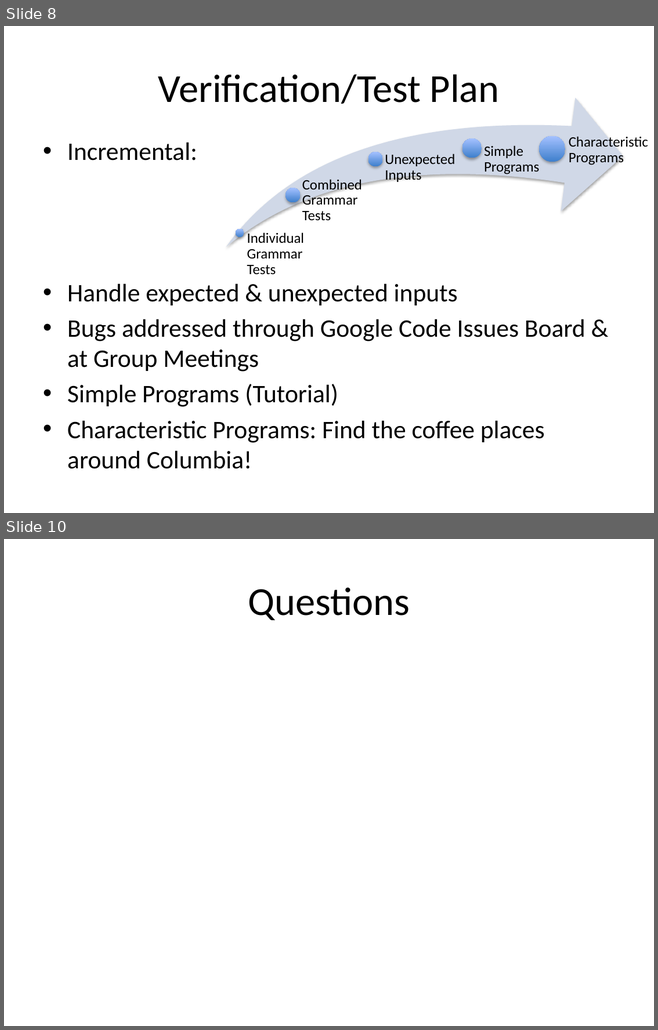
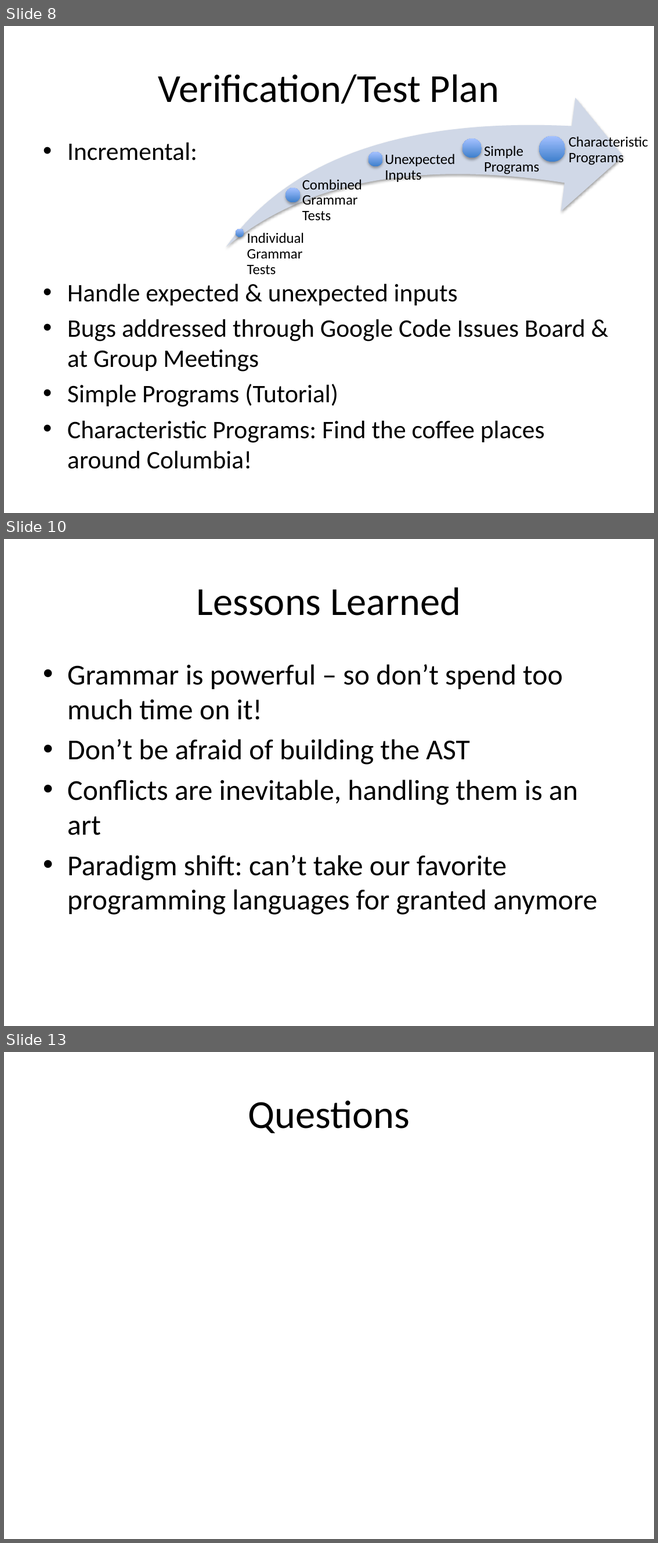
Before and after one commit to hi-itsnee/the-local-programming-language, a slide deck: docs/local_present.pptx. Shown one above the other, each under a label of ours: slides 8 and 10 before the commit, slides 8, 10 and 13 after it; the slides between them are not shown. The pictures are 658x1030 and 658x1543 pixels, drawn with LibreOffice and Linux fonts; fonts in the diff are those of the drawing. Boxes give left, top, right and bottom in pixels: in the first picture for what was removed or moved away, otherwise in the second. Text is boxed around its words. In the diff, an @@ line names an element or a change of style, - is before the commit and + after.

Commit message:
Slides at the end

```diff
--- a/docs/local_present.pptx
+++ b/docs/local_present.pptx
@@ slide 10 added at <box>4,539,654,1026</box>, background #FFFFFF @@
@@ title added at <box>197,587,460,616</box>, 44 pt, text #000000 @@
+Lessons Learned
@@ text added at <box>67,664,597,915</box>, 32 pt, text #000000 @@
+• Grammar is powerful – so don’t spend too much time on it!
+• Don’t be afraid of building the AST
+• Conflicts are inevitable, handling them is an art
+• Paradigm shift: can’t take our favorite programming languages for granted anymore
@@ what was slide 10 is now slide 13 @@
```
Also in this commit, not shown: 1 slide changed, 2 other slides added.
